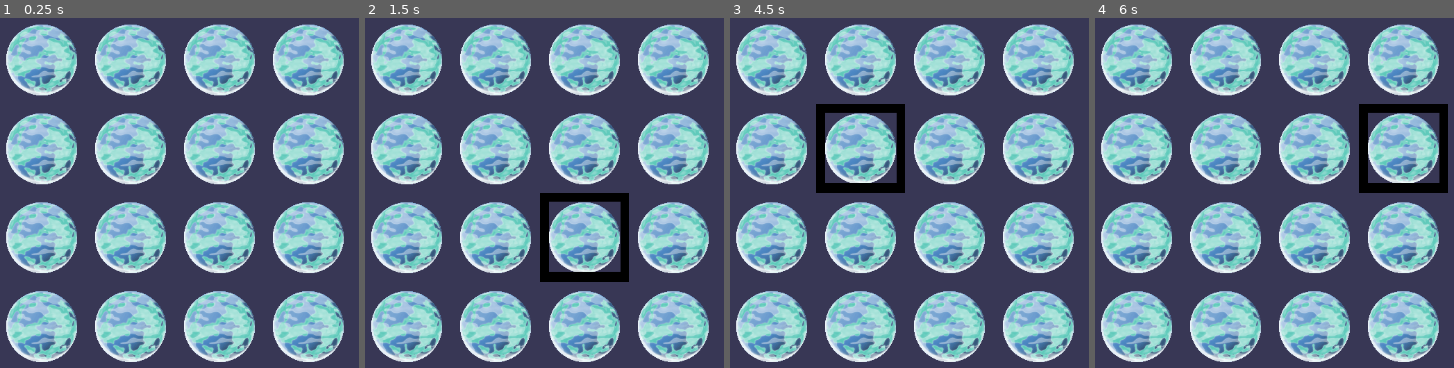
Above: before the commit, frames 1-4 (left to right).
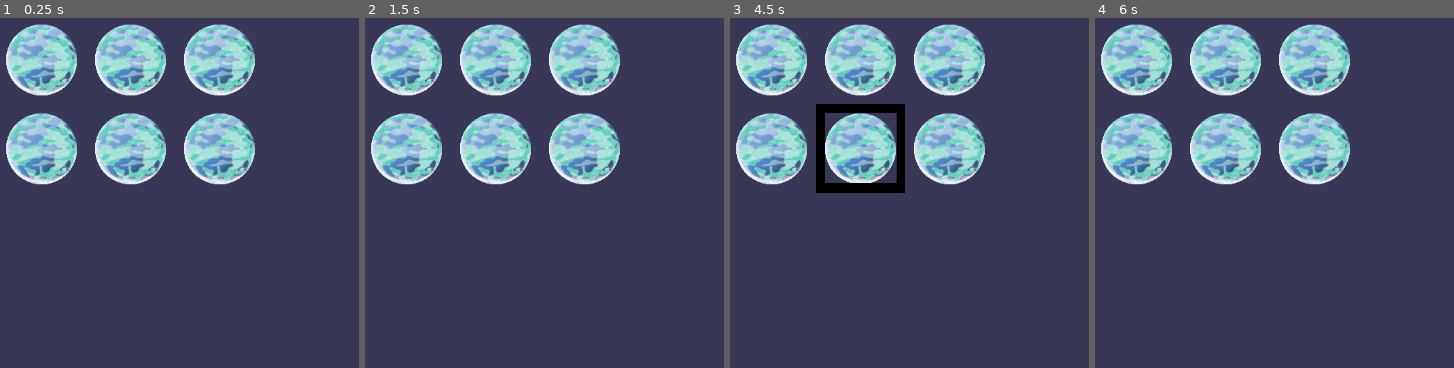
Above: after the commit, the same moments.

Repository: VictorLevrague/GMTK2024
Game: Godot game, scene res://src/screen/game_grid_view.tscn
Two runs of this game, one before a commit and one after it. Both use one fixed random seed, a clock stepped at 60 frames per second and the inputs below. This scene is started directly instead of the project's main scene.
Inputs (mouse positions are in pixels of both pictures, inside the frame that each line leads up to):
- Up to frame 1 (0.25 s): no input
- Up to frame 2 (1.5 s): tap Enter at 0.5 s; move the mouse to (716, 161) at 0.52 s; tap Space at 1.25 s; move the mouse to (379, 207) at 1.27 s
- Up to frame 3 (4.5 s): tap Enter at 2, 3.5 s; move the mouse to (984, 84) at 2.02 s; tap Space at 2.75, 4.25 s; move the mouse to (866, 273) at 2.77 s; move the mouse to (outside the picture) at 3.52 s; move the mouse to (outside the picture) at 4.27 s
- Up to frame 4 (6 s): move the mouse to (1310, 186) at 5.02 s; move the mouse to (1148, 74) at 5.77 s

The runs differ from the first frame. In frame 1, 32% of the frame differs, in the area x 1-96%, y 1-99%; in frame 2, 34%; in frame 3, 32%; in frame 4, 34%.

Commit message:
Solved str problem

Diff:
--- a/src/body.gd
+++ b/src/body.gd
@@ -1,3 +1,12 @@
-extends Node2D
+extends Resource
 
 class_name Body
+
+var fixed: bool = true
+var x: int = 1
+var y: int = 1
+var size:= Vector2(x, y)
+#var constraint
+
+#func check_constraints():
+#    pass
--- a/src/screen/game_grid.gd
+++ b/src/screen/game_grid.gd
@@ -1,7 +1,7 @@
 extends TileMap
 
-var grid_x: int = 4
-var grid_y: int = 4
+var grid_x: int = 3
+var grid_y: int = 2
 var grid_dimension:= Vector2(grid_x, grid_y)
 var game_grid = {}
 
@@ -17,7 +17,7 @@
     for x in grid_x:
         for y in grid_y:
             var coordinates:= Vector2(x, y)
-            game_grid[str(coordinates)] = null # TODO: change in null body type
+            game_grid[coordinates] = null # TODO: change in null body type
             set_cell(0, coordinates, 0, Vector2i(0, 0), 0) #layer, coords, source_id_tile, atlas_coord (do not change), alt_tile
 #    game_grid[Vector2(0,0)] = Body.new()
 
@@ -28,7 +28,7 @@
 
 func hover_cells():
     var tile = local_to_map(get_global_mouse_position())
-    if game_grid.has(str(tile)):
+    if game_grid.has(Vector2(tile[0], tile[1])):
         set_cell(1, tile, 3, Vector2i(0, 0), 0)
 
 func erase_hovered_cells():
